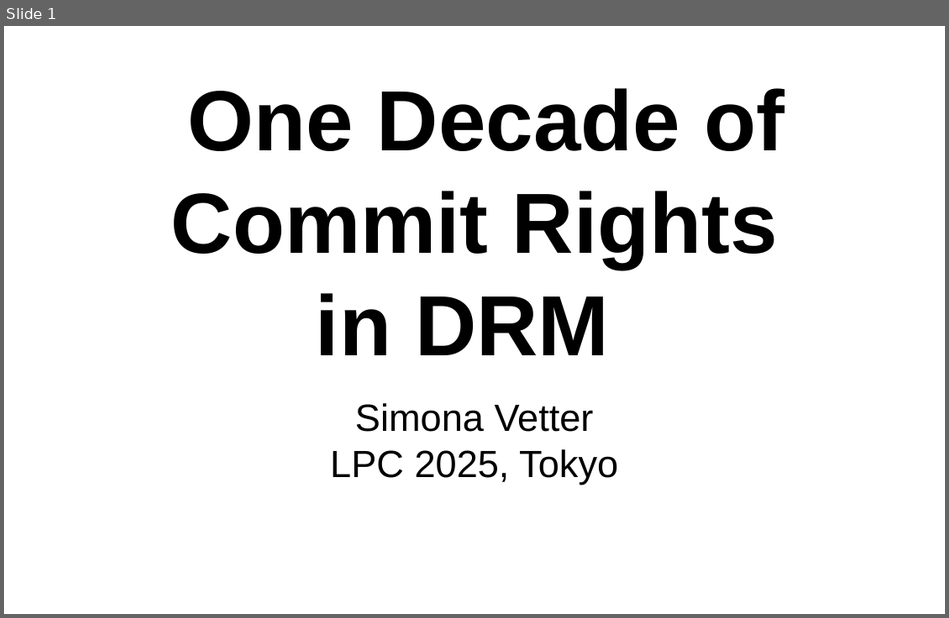
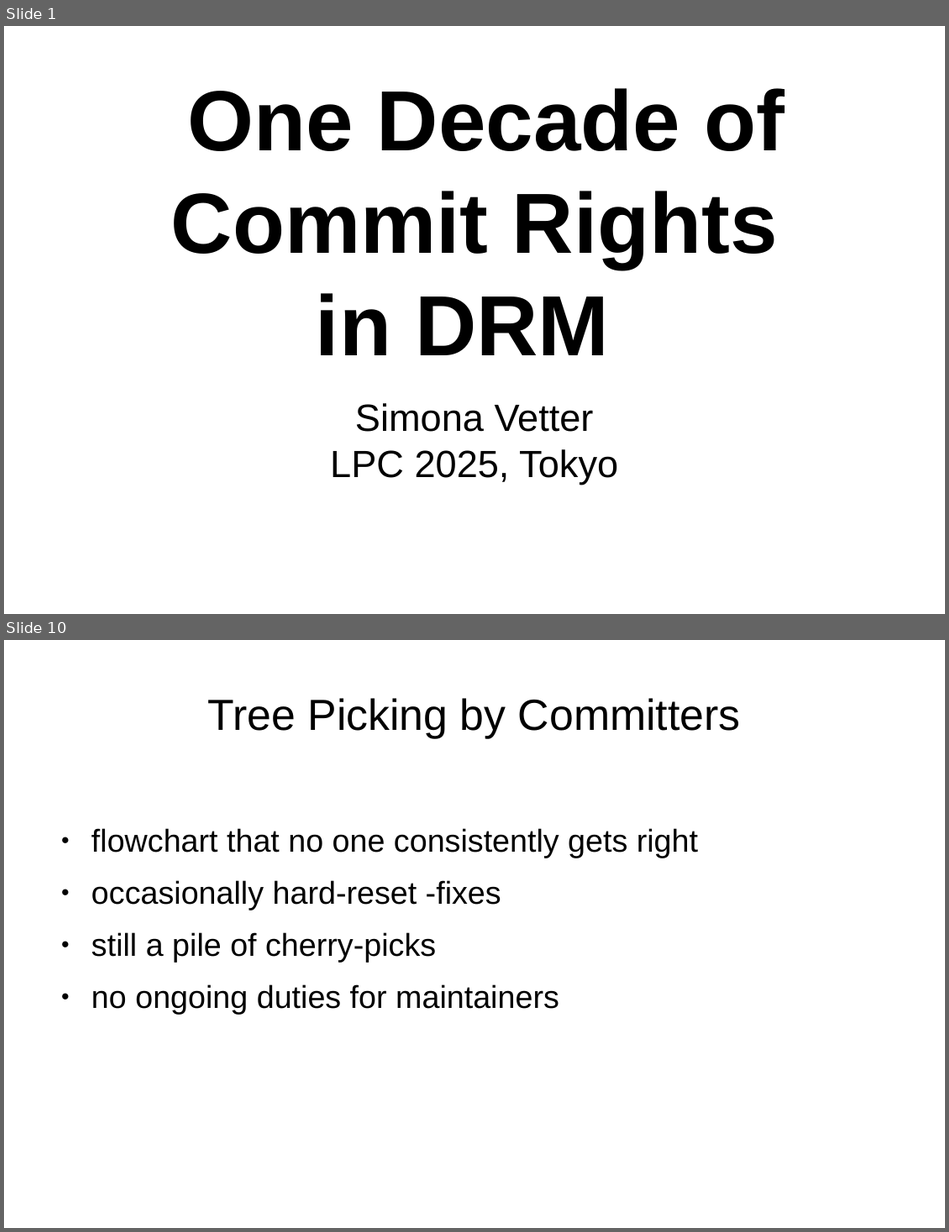
Before and after one commit to danvet/danvet.github.io, a slide deck: slides/lpc-2025-commit-rights.odp. Shown one above the other, each under a label of ours: slide 1 before the commit, slides 1 and 10 after it; the slides between them are not shown. The pictures are 949x618 and 949x1232 pixels, drawn with LibreOffice and Linux fonts; fonts in the diff are those of the drawing. Boxes give left, top, right and bottom in pixels: in the first picture for what was removed or moved away, otherwise in the second. Text is boxed around its words. In the diff, an @@ line names an element or a change of style, - is before the commit and + after.

```diff
--- a/slides/lpc-2025-commit-rights.odp
+++ b/slides/lpc-2025-commit-rights.odp
@@ slide 10 added at (4, 640, 945, 1228), background #FFFFFF @@
@@ title added at (208, 698, 741, 738), 36.7 pt, text #000000 @@
+Tree Picking by Committers
@@ text added at (91, 828, 698, 1014), 26.7 pt, text #000000 @@
+● flowchart that no one consistently gets right
+● occasionally hard-reset -fixes
+● still a pile of cherry-picks
+● no ongoing duties for maintainers
```
Also in this commit, not shown: 12 other slides added, 1 slide removed.
